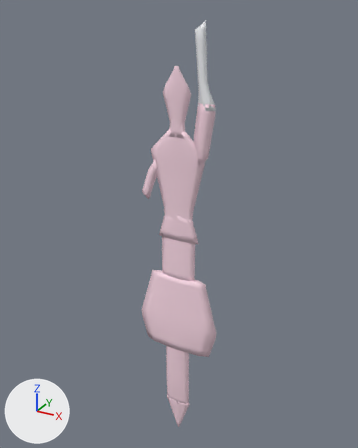
What one commit did to the glTF model public/models/humans/dancer-medium.glb.
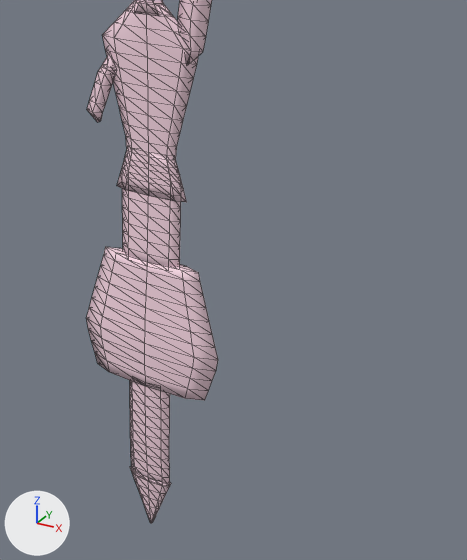
There are two pictures of each version: one whole from a camera (50 mm lens) standing at (30.8, -55.5, 65.9) and looking at (-0.8, 1.9, 37.2), one close up on the part from 26% to 100% of the width and 29% to 100% of the height. The axes (+X, +Y, +Z) are drawn at lower left. The lights are the same throughout. The last two pictures show the newer version. The close-ups show mesh edges as thin lines. Vertices at exactly the same position are counted once.
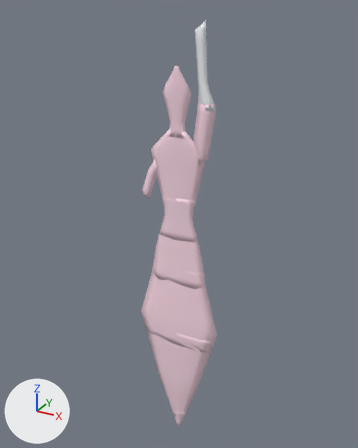
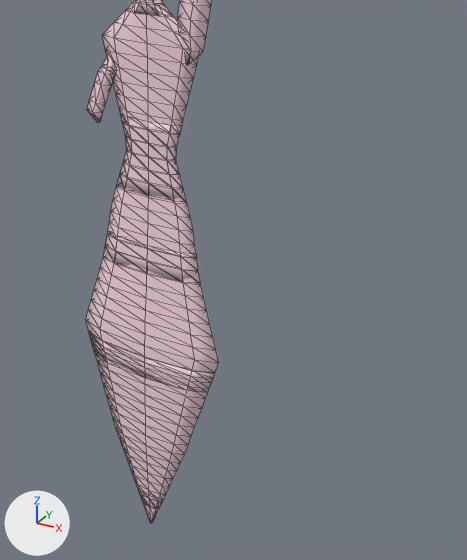
Scene script edits in JSON lines:
```json
{"block": "me_mesh_0", "where": "# used by ob_mesh_0; location = (0.0, 0.0, 0.0)"}
{"op": "remove", "block": "me_mesh_0", "code": "me_mesh_0.from_pydata(...)  # 652 vertices, 1268 faces; spans x -6.5..6.5, y -0.9..0.9, z 0.4..64.4"}
{"op": "add", "block": "me_mesh_0", "code": "me_mesh_0.from_pydata(...)  # 707 vertices, 1378 faces; spans x -6.6..6.6, y -0.9..0.9, z 0.4..64.4"}
{"block": "me_mesh_0", "change": "me_mesh_0 part 1: the loose piece of 98 vertices spanning x -6.5..6.5, y -0.9..0.9, z 17.3..29.6 is rebuilt with 106 vertices and now spans x -6.6..6.6, y -0.9..0.9, z 18.2..31.2"}
{"block": "me_mesh_0", "change": "me_mesh_0 part 2: 111 vertices removed from x -2.2..2.2, y -0.8..0.8, z 5.0..17.7; 135 vertices added at x -6.3..6.3, y -0.9..0.9, z 2.6..20.4"}
{"block": "me_mesh_0", "change": "me_mesh_0 part 3: 6 vertices moved within x -1.8..1.8, y -0.2..0.6, z 41.3; 84 vertices removed from x -3.5..3.3, y -0.4..0.8, z 29.2..47.0; 107 vertices added at x -4.7..4.7, y -0.4..0.8, z 28.6..42.0"}
```

Where the change shows, as pixel boxes (x1, y1, x2, y2) in the close-ups (467 x 560 px; the box of a moved part takes in the faces that stretch with it):
```json
{"object": "Mesh_0", "change": "reshaped", "before": [86, 0, 218, 523], "after": [86, 0, 219, 523]}
{"part": 1, "of": "me_mesh_0", "change": "rebuilt", "before": [86, 247, 218, 401], "after": [86, 233, 219, 393]}
{"part": 2, "of": "me_mesh_0", "change": "moved or reshaped", "before": [130, 381, 171, 501], "after": [91, 339, 214, 509]}
{"part": 3, "of": "me_mesh_0", "change": "moved or reshaped", "before": [102, 56, 181, 267], "after": [104, 108, 200, 282]}
```
